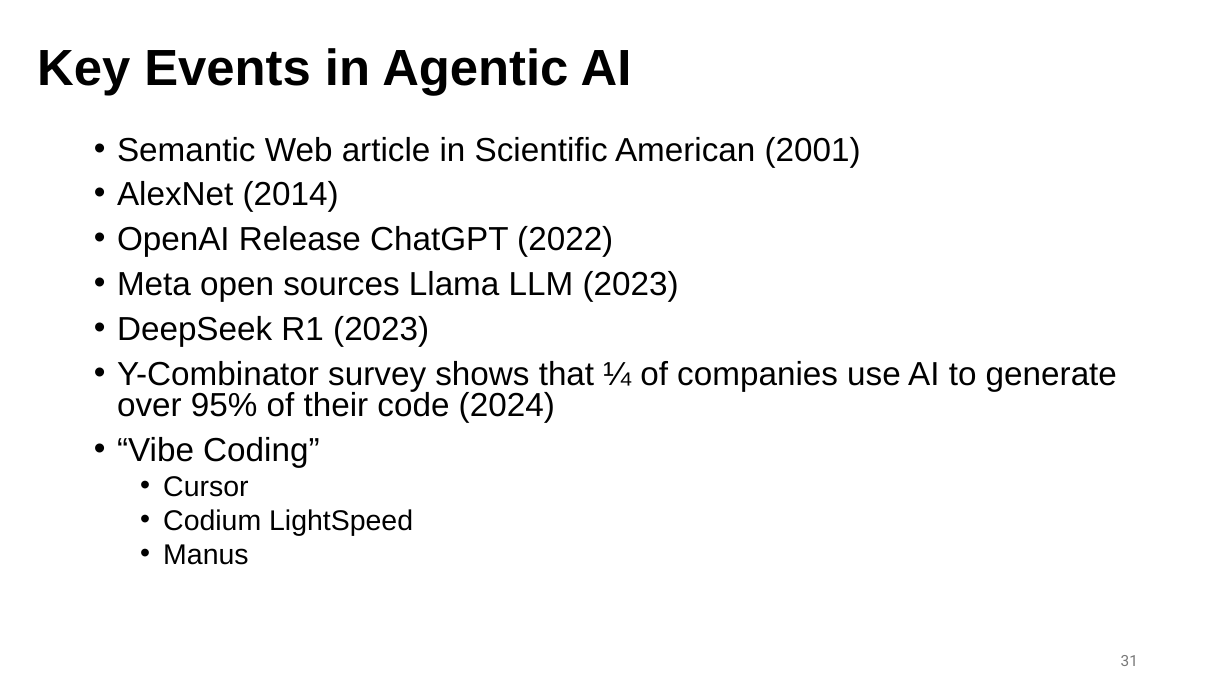
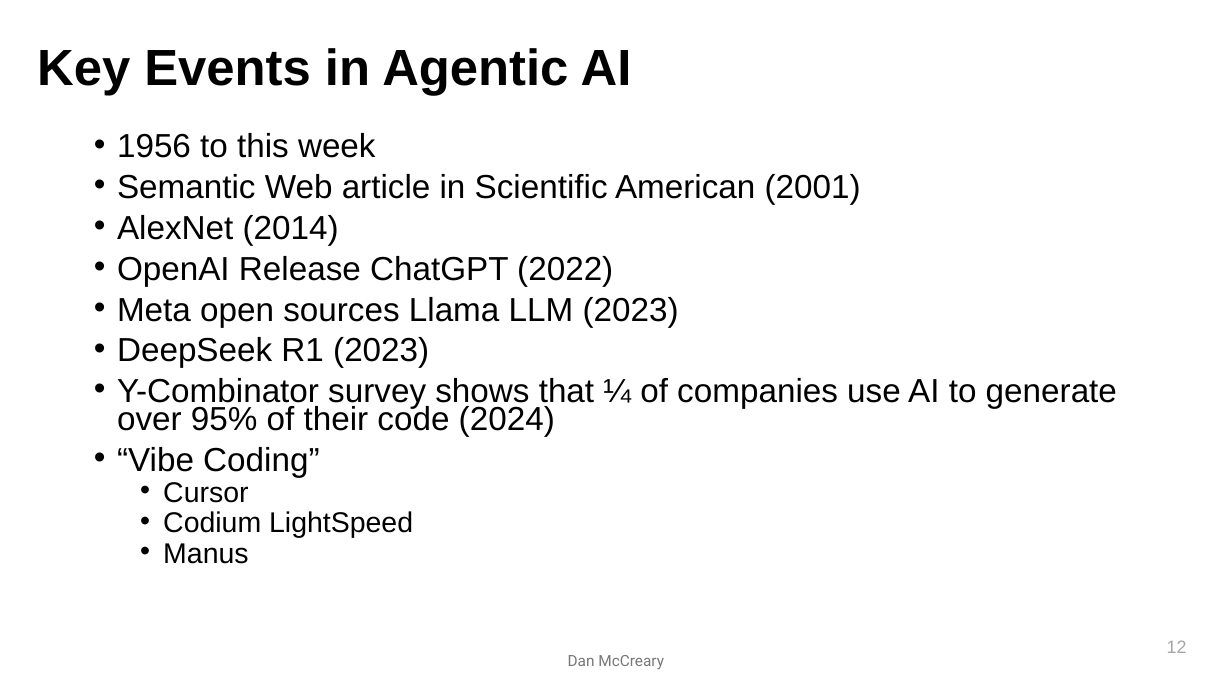
Before and after one commit to dmccreary/intelligent-textbooks, a slide deck: slide 12 of slides/U-of-MN-Senior-Projects-Lecture.pptx (slide 31 before the commit). Drawn at 1232x693 pixels with LibreOffice and Linux fonts; fonts in the diff are those of the drawing. Boxes give left, top, right and bottom in pixels: in the first picture for what was removed or moved away, otherwise in the second. Text is boxed around its words. In the diff, an @@ line names an element or a change of style, - is before the commit and + after.

```diff
--- a/slides/U-of-MN-Senior-Projects-Lecture.pptx
+++ b/slides/U-of-MN-Senior-Projects-Lecture.pptx
@@ text at [117, 133, 376, 158]: paragraph added @@
+• 1956 to this week
@@ text at [117, 174, 1117, 564]: line spacing 0.8 to 0.7 @@
@@ text added at [568, 655, 664, 669], 12 pt, text #797979 @@
+Dan McCreary
@@ page number at [1167, 640, 1187, 653]: text changed; size 12 to 14 pt; font Roboto to Arial; text colour #797979 to #A6A6A6 @@
-31
+12
```
Also in this commit, not shown: 32 other slides changed, 4 slides added.
